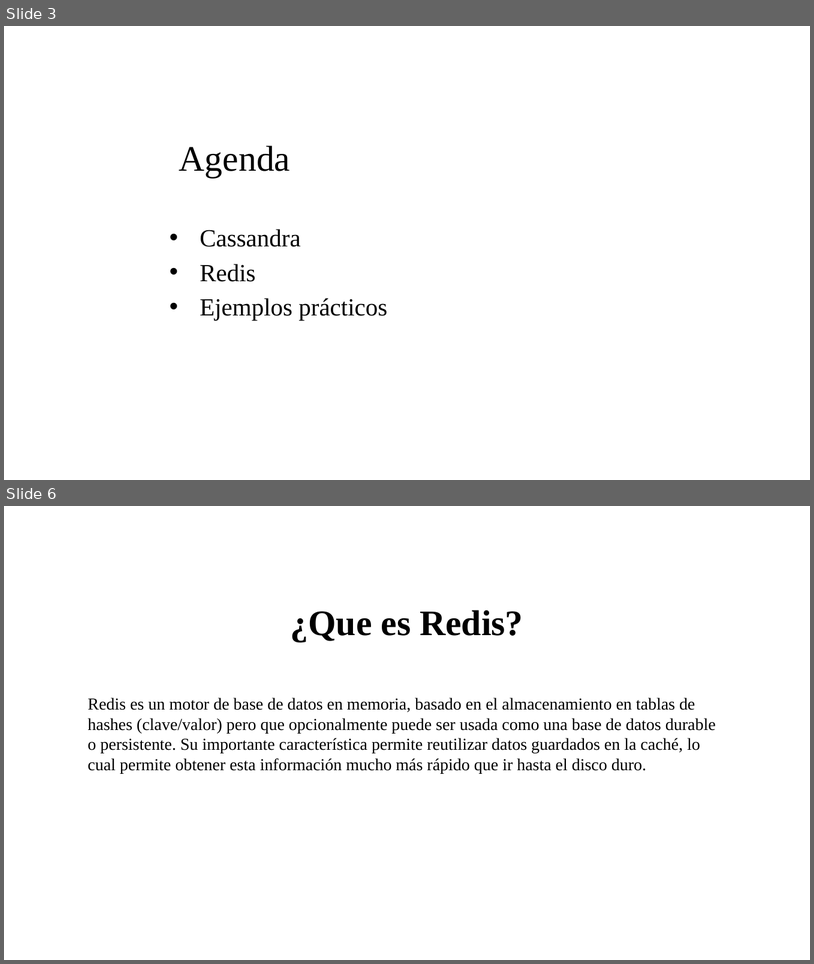
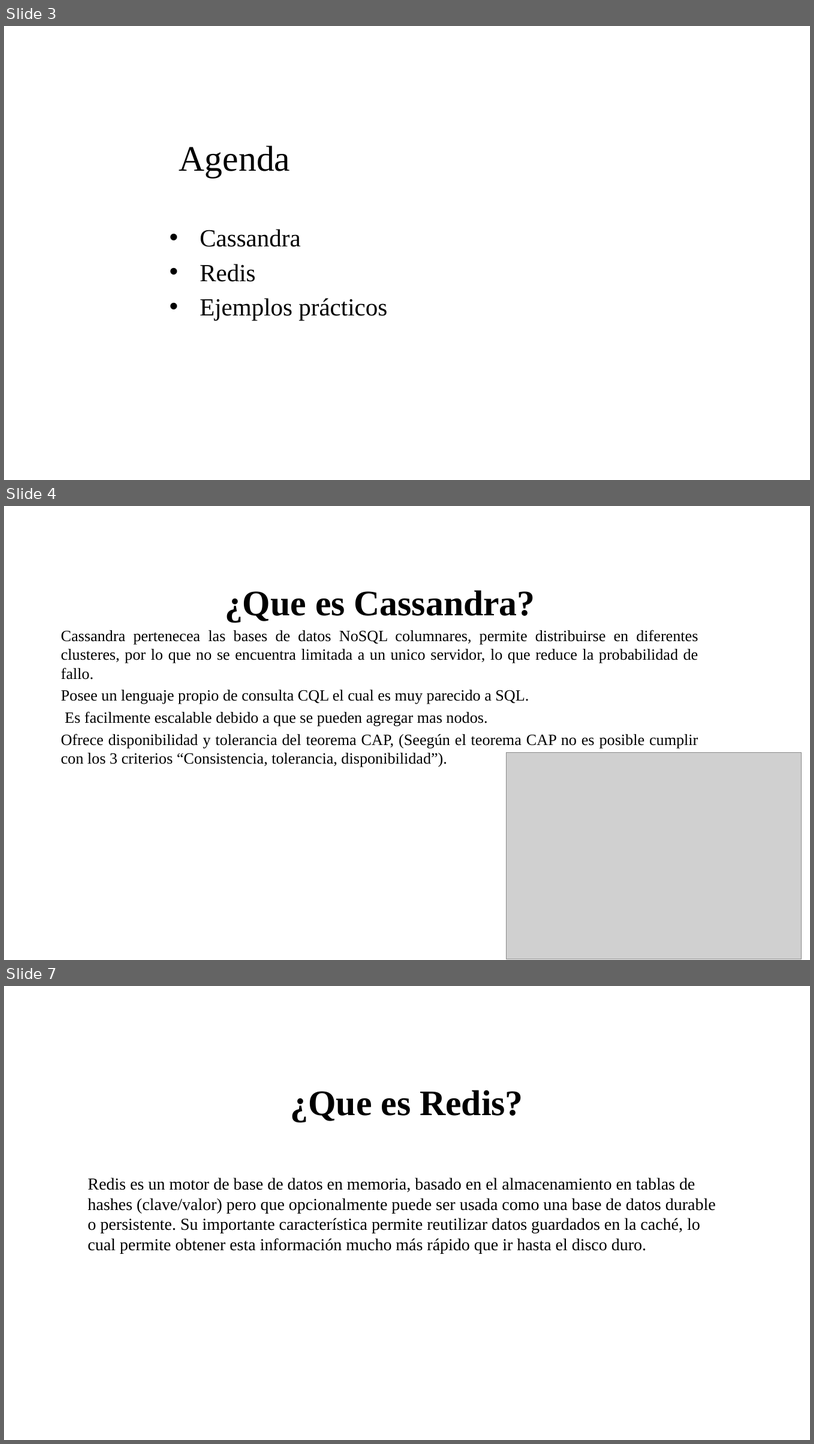
Before and after one commit to jnates/database_models, a slide deck: PresentaciónFinal.pptx. Shown one above the other, each under a label of ours: slides 3 and 6 before the commit, slides 3, 4 and 7 after it; the slides between them are not shown. The pictures are 814x964 and 814x1444 pixels, drawn with LibreOffice and Linux fonts; fonts in the diff are those of the drawing; grey boxes stand for pictures; background and template pictures are left out. Boxes give left, top, right and bottom in pixels: in the first picture for what was removed or moved away, otherwise in the second. Text is boxed around its words. In the diff, an @@ line names an element or a change of style, - is before the commit and + after.

Commit message:
ajustes para cassandra

```diff
--- a/PresentaciónFinal.pptx
+++ b/PresentaciónFinal.pptx
@@ slide 4 added at [4, 506, 810, 960], background picture (left out) @@
@@ text added at [61, 590, 699, 767], 14 pt, text #000000 @@
+¿Que es Cassandra?
+Cassandra pertenecea las bases de datos NoSQL columnares, permite distribuirse en diferentes clusteres, por lo que no se encuentra limitada a un unico servidor, lo que reduce la probabilidad de fallo.
+Posee un lenguaje propio de consulta CQL el cual es muy parecido a SQL.
+Es facilmente escalable debido a que se pueden agregar mas nodos.
+Ofrece disponibilidad y tolerancia del teorema CAP, (Seegún el teorema CAP no es posible cumplir con los 3 criterios “Consistencia, tolerancia, disponibilidad”).
@@ picture added at [506, 753, 801, 959] @@
@@ what was slide 6 is now slide 7 @@
```
Also in this commit, not shown: 1 slide changed, 5 other slides added, 1 slide removed, 2 other files.
